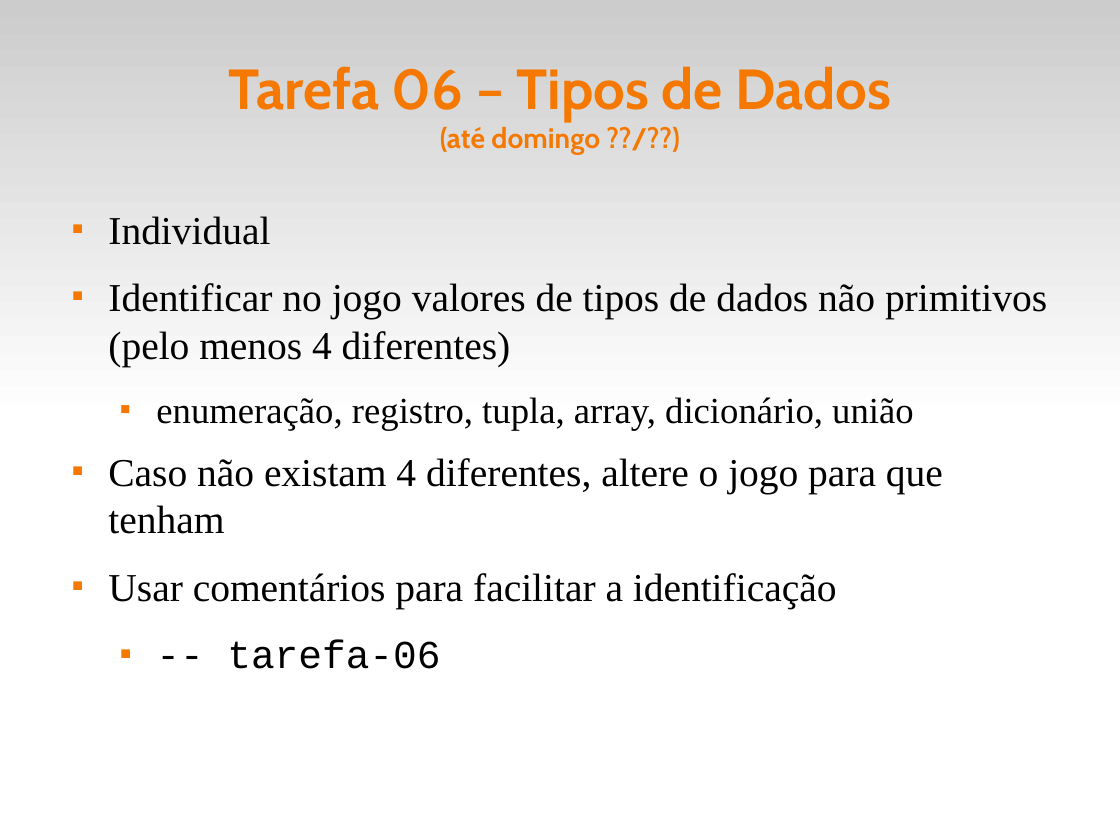
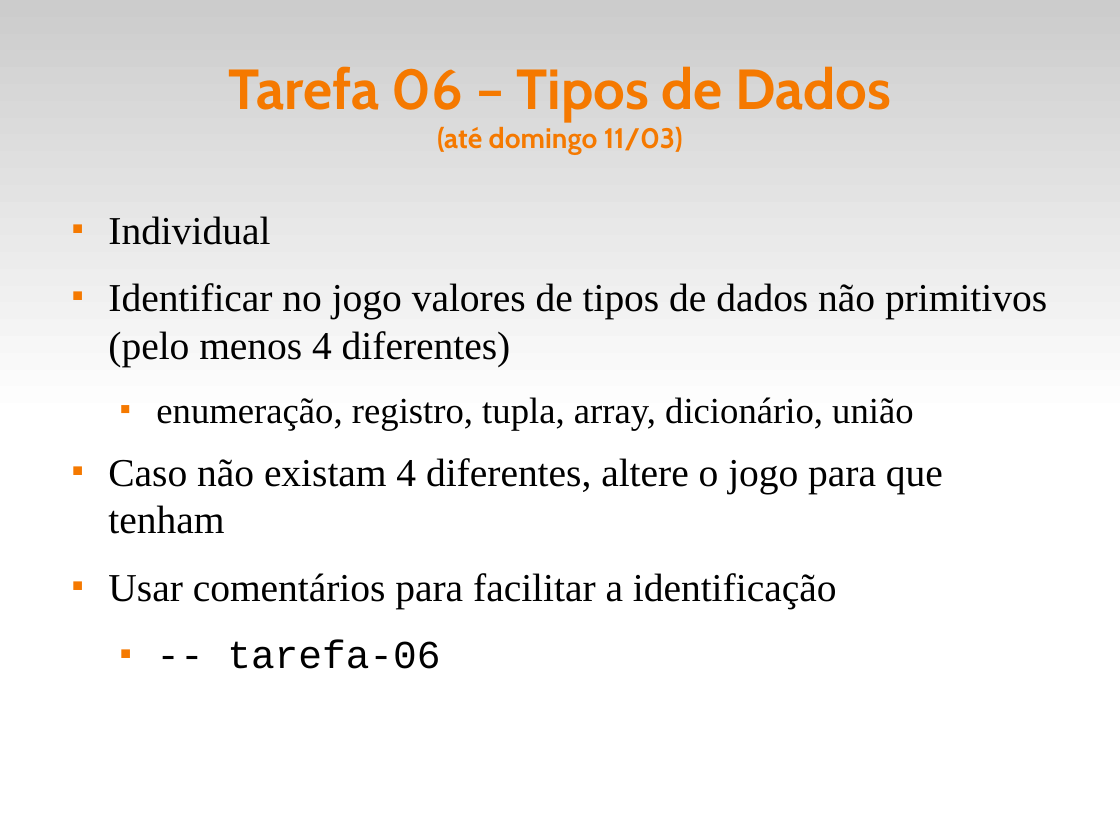
Before and after one commit to fsantanna-uerj/EDL, a slide deck: slide 14 of slides/edl-00.odp. Drawn at 1120x840 pixels with LibreOffice and Linux fonts; fonts in the diff are those of the drawing. Boxes give left, top, right and bottom in pixels: in the first picture for what was removed or moved away, otherwise in the second. Text is boxed around its words. In the diff, an @@ line names an element or a change of style, - is before the commit and + after.

```diff
--- a/slides/edl-00.odp
+++ b/slides/edl-00.odp
@@ title at bbox=[228, 66, 892, 155]: text changed @@
-Tarefa 06 – Tipos de Dados
-(até domingo ??/??)
+Tarefa 06 – Tipos de Dados
+(até domingo 11/03)
```
Also in this commit, not shown: 5 other slides changed, 1 other file.
